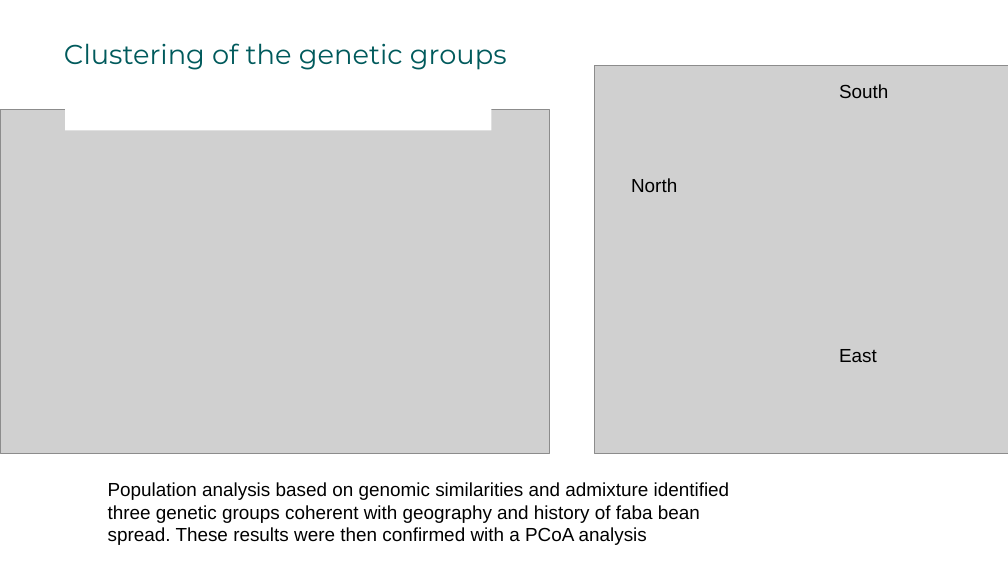
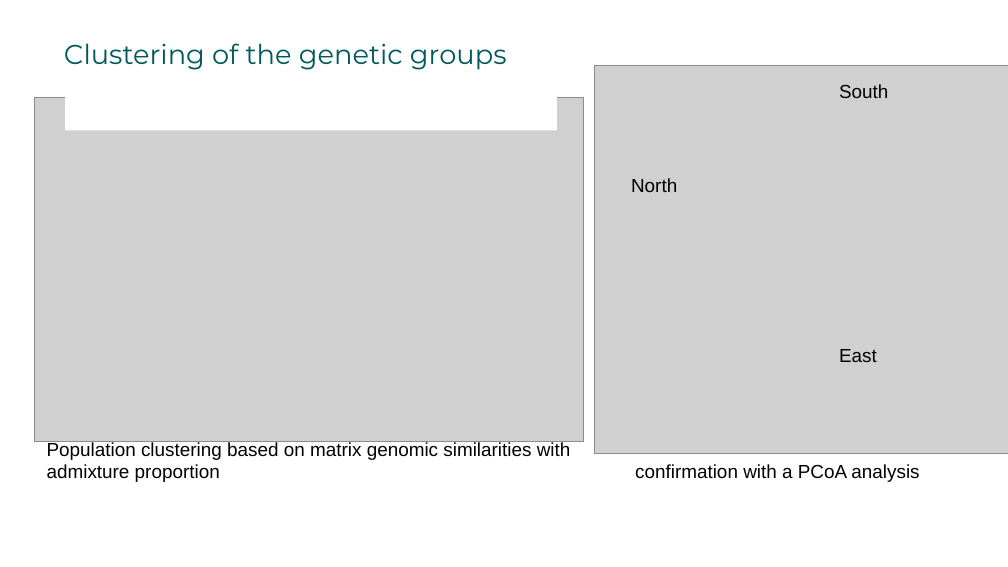
Before and after one commit to igepp-egi/faba_specifics, a slide deck: slide 5 of M01-metabolomic-analysis/untargeted_metabolomic/presentation metabo.pptx. Drawn at 1008x567 pixels with LibreOffice and Linux fonts; fonts in the diff are those of the drawing; grey boxes stand for pictures. Boxes give left, top, right and bottom in pixels: in the first picture for what was removed or moved away, otherwise in the second. Text is boxed around its words. In the diff, an @@ line names an element or a change of style, - is before the commit and + after.

```diff
--- a/M01-metabolomic-analysis/untargeted_metabolomic/presentation metabo.pptx
+++ b/M01-metabolomic-analysis/untargeted_metabolomic/presentation metabo.pptx
@@ picture: place and size @@
-picture at <box>0,110,550,454</box>
+picture at <box>35,98,585,442</box>
@@ rectangle: place and size @@
-rectangle at <box>65,95,492,130</box>
+rectangle at <box>65,95,557,130</box>
@@ text added at <box>47,441,571,482</box>, 18 pt, text #000000 @@
+Population clustering based on matrix genomic similarities with admixture proportion
@@ text added at <box>635,464,919,482</box>, 18 pt, text #000000 @@
+confirmation with a PCoA analysis
@@ text removed at <box>108,482,730,545</box> @@
-Population analysis based on genomic similarities and admixture identified
-three genetic groups coherent with geography and history of faba bean
-spread. These results were then confirmed with a PCoA analysis
```
Also in this commit, not shown: 3 other slides changed, 4 slides added, 9 slides removed, 2 other files.
